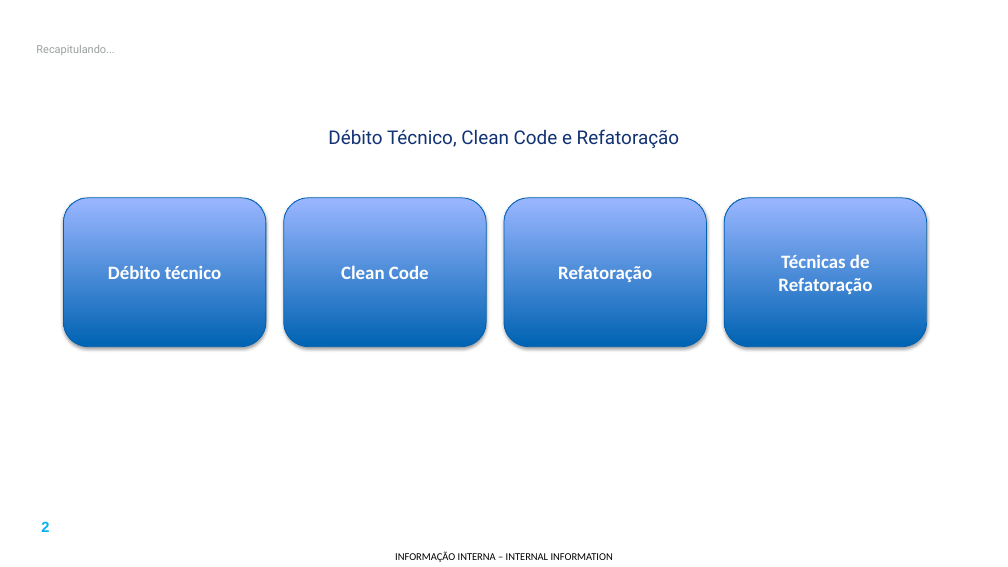
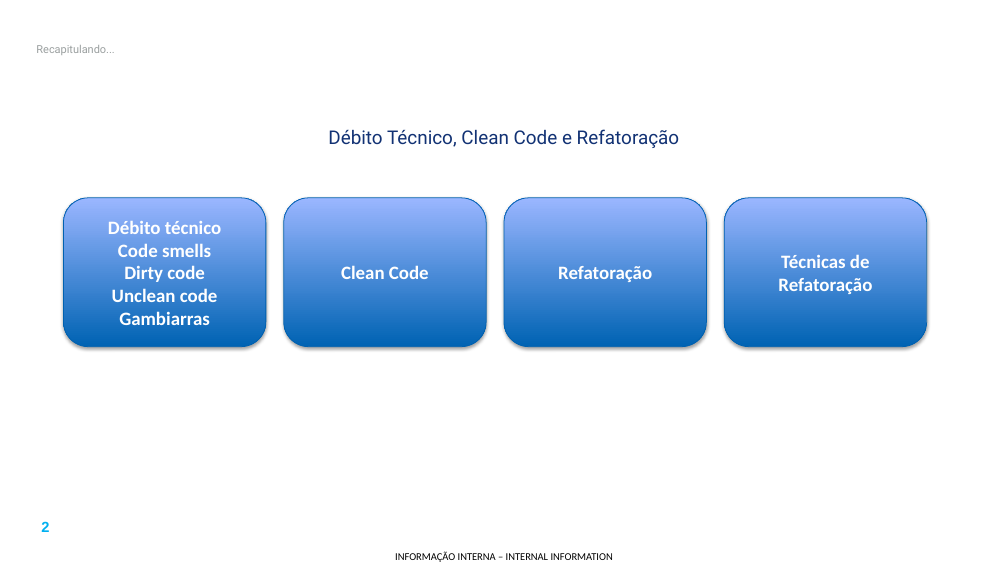
Before and after one commit to phkolbe/hello-world, a slide deck: slide 2 of presentations/16 - Refatoração e Clean Code - Como ser eficaz.pptx. Drawn at 1008x567 pixels with LibreOffice and Linux fonts; fonts in the diff are those of the drawing; background and template pictures are left out. Boxes give left, top, right and bottom in pixels: in the first picture for what was removed or moved away, otherwise in the second. Text is boxed around its words. In the diff, an @@ line names an element or a change of style, - is before the commit and + after.

```diff
--- a/presentations/16 - Refatoração e Clean Code - Como ser eficaz.pptx
+++ b/presentations/16 - Refatoração e Clean Code - Como ser eficaz.pptx
@@ text in rounded rectangle at [112,243,218,325]: paragraphs added @@
+Code smells
+Dirty code
+Unclean code
+Gambiarras
```
Also in this commit, not shown: 3 other slides changed, 3 slides added, 23 other files.
